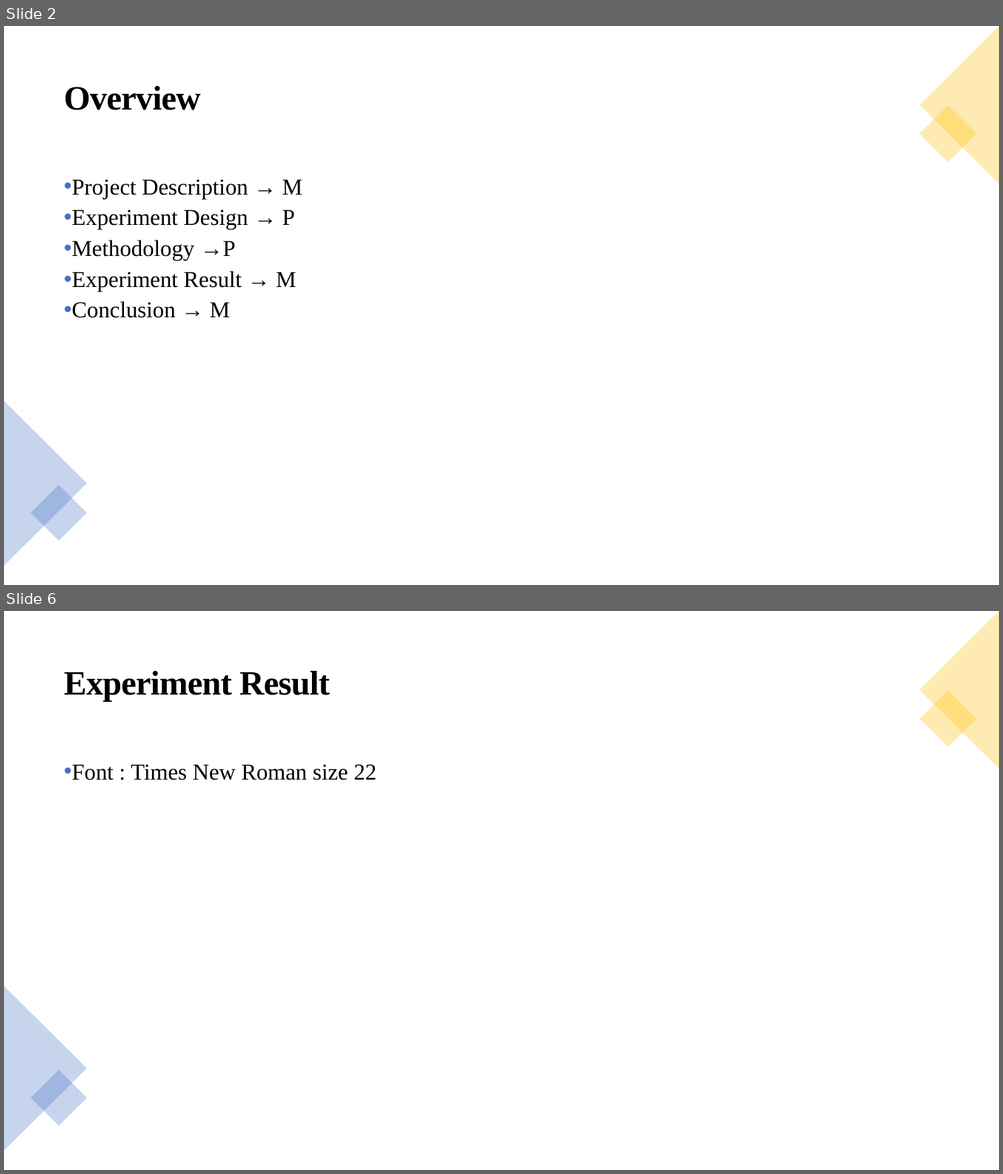
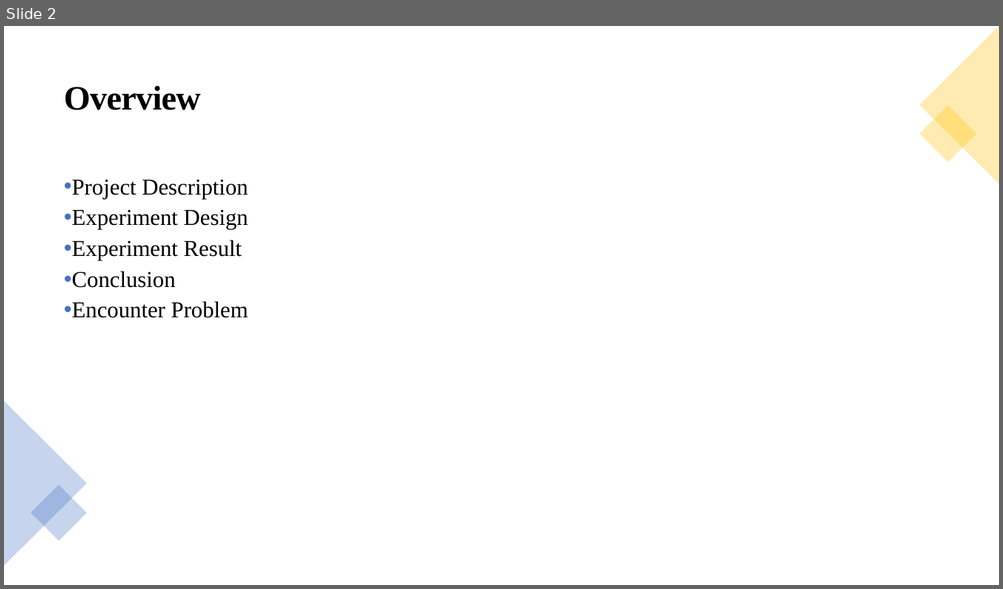
Before and after one commit to paweenp/Classification-of-time-signals-by-CNN-using-STFT, a slide deck: Presentation/Classification-of-time-signals-by-CNN-using-STFT.pptx. Shown one above the other, each under a label of ours: slides 2 and 6 before the commit, slide 2 after it; the slides between them are not shown. The pictures are 1003x1174 and 1003x589 pixels, drawn with LibreOffice and Linux fonts; fonts in the diff are those of the drawing. Boxes give left, top, right and bottom in pixels: in the first picture for what was removed or moved away, otherwise in the second. Text is boxed around its words. In the diff, an @@ line names an element or a change of style, - is before the commit and + after.

```diff
--- a/Presentation/Classification-of-time-signals-by-CNN-using-STFT.pptx
+++ b/Presentation/Classification-of-time-signals-by-CNN-using-STFT.pptx
@@ slide 6 removed at (4, 611, 999, 1170), background #FFFFFF @@
@@ triangle removed at (919, 611, 999, 769) @@
@@ text removed at (64, 671, 330, 701) @@
-Experiment Result
@@ rectangle removed at (919, 691, 976, 748) @@
@@ text removed at (72, 764, 377, 780) @@
-• Font : Times New Roman size 22
@@ triangle removed at (4, 986, 87, 1151) @@
@@ rectangle removed at (31, 1070, 87, 1126) @@
@@ slide 2 changed as well @@
@@ text at (72, 179, 248, 318): text changed @@
-• Project Description → M
-• Experiment Design → P
-• Methodology →P
-• Experiment Result → M
-• Conclusion → M
+• Project Description
+• Experiment Design
+• Experiment Result
+• Conclusion
+• Encounter Problem
```
Also in this commit, not shown: 1 other slide changed, 16 slides added, 4 other slides removed.
